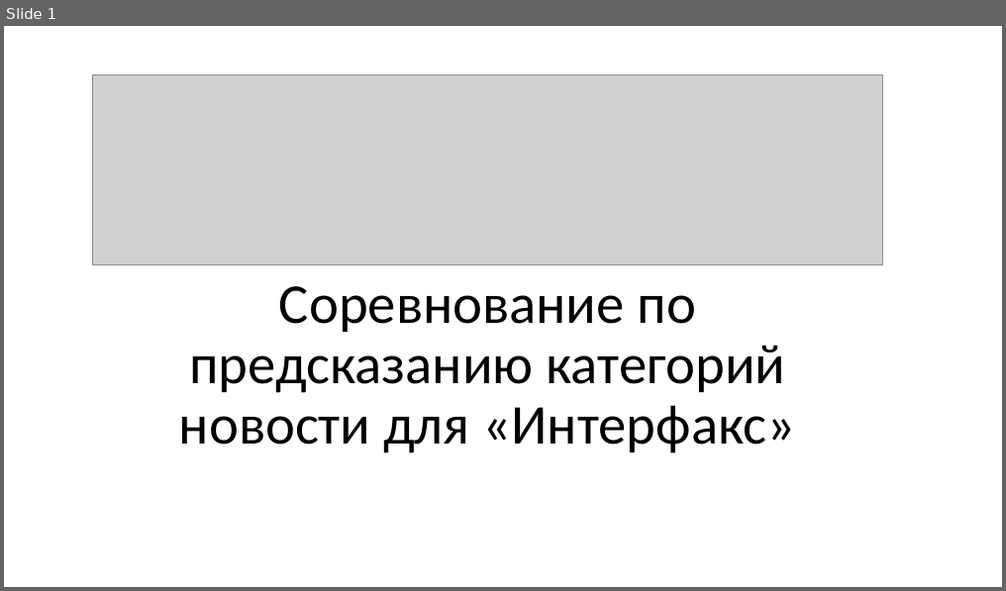
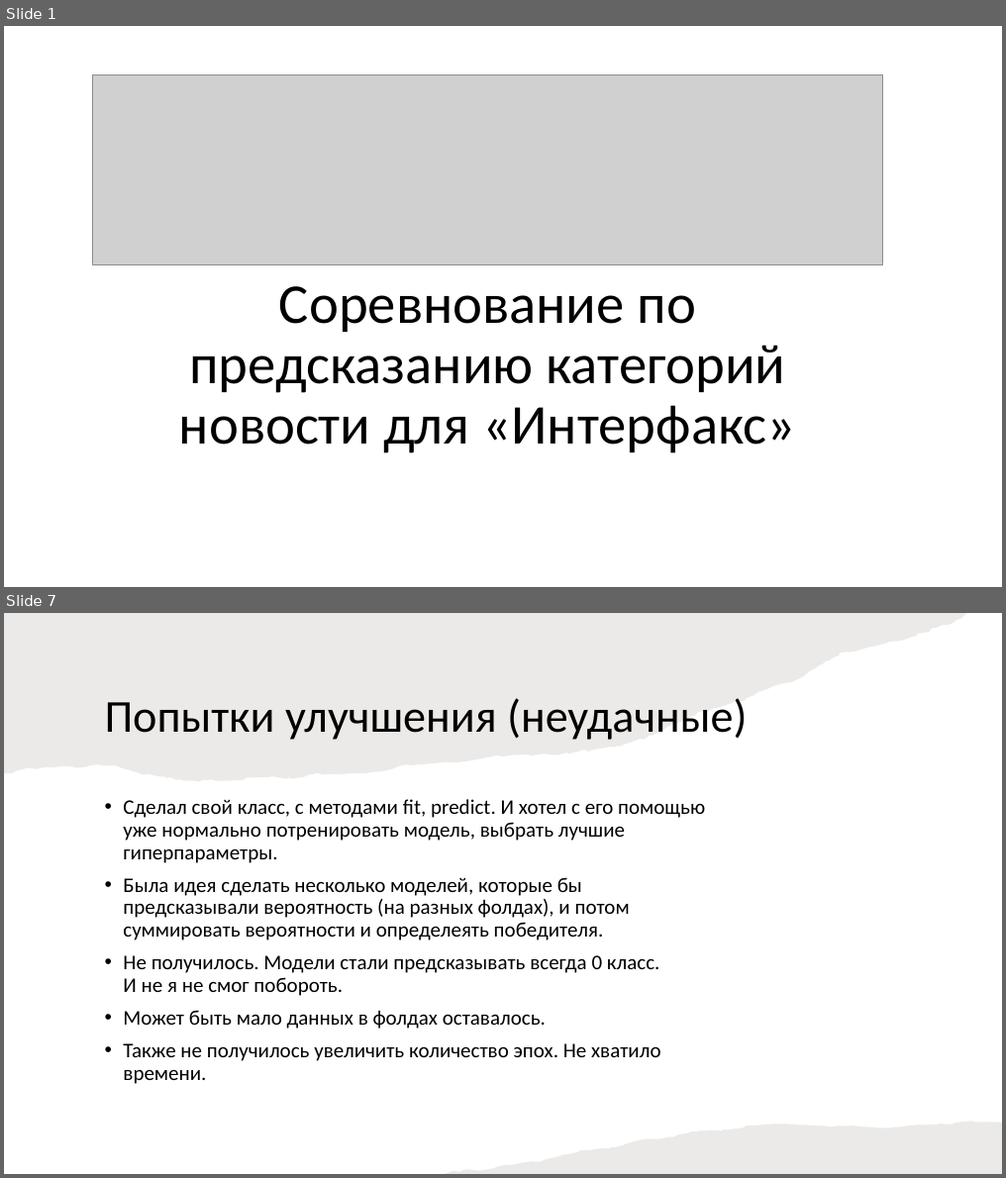
Before and after one commit to rzabolotin/nlp_scan_category_prediction, a slide deck: docs/SCAN news classification.pptx. Shown one above the other, each under a label of ours: slide 1 before the commit, slides 1 and 7 after it; the slides between them are not shown. The pictures are 1006x591 and 1006x1178 pixels, drawn with LibreOffice and Linux fonts; fonts in the diff are those of the drawing; grey boxes stand for pictures. Boxes give left, top, right and bottom in pixels: in the first picture for what was removed or moved away, otherwise in the second. Text is boxed around its words. In the diff, an @@ line names an element or a change of style, - is before the commit and + after.

```diff
--- a/docs/SCAN news classification.pptx
+++ b/docs/SCAN news classification.pptx
@@ slide 7 added at [4,613,1002,1174], background #FFFFFF @@
@@ freeform shape added at [4,613,967,781], fill #82766A at 15% opacity @@
@@ title added at [105,698,746,740], 44 pt, text #000000 @@
+Попытки улучшения (неудачные)
@@ text added at [123,799,705,1084], 20 pt, text #000000 @@
+• Сделал свой класс, с методами fit, predict. И хотел с его помощью уже нормально потренировать модель, выбрать лучшие гиперпараметры.
+• Была идея сделать несколько моделей, которые бы предсказывали вероятность (на разных фолдах), и потом суммировать вероятности и определеять победителя.
+• Не получилось. Модели стали предсказывать всегда 0 класс.
+  И не я не смог побороть.
+• Может быть мало данных в фолдах оставалось.
+• Также не получилось увеличить количество эпох. Не хватило времени.
@@ freeform shape added at [445,1121,1002,1174], fill #82766A at 15% opacity @@
```
Also in this commit, not shown: 3 slides changed, 3 other slides added, 3 slides removed, 1 other file.
